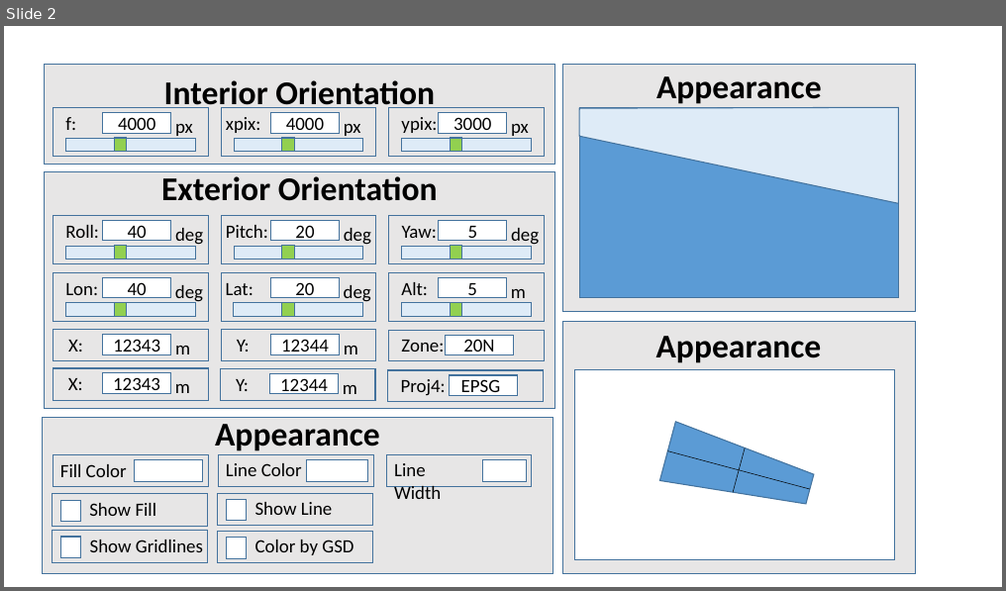
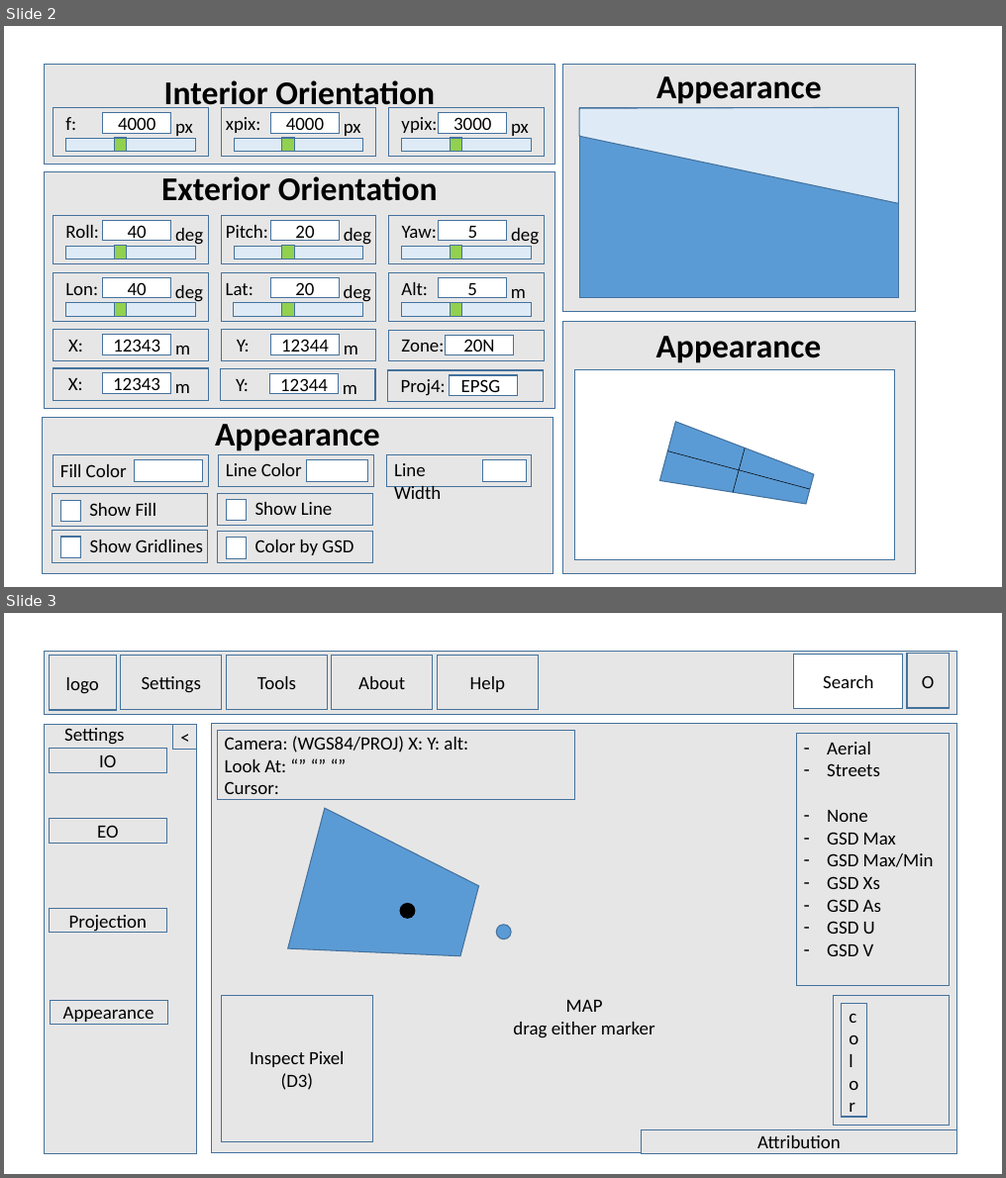
Before and after one commit to hokiespurs/uasortho, a slide deck: doc/layout2.pptx. Shown one above the other, each under a label of ours: slide 2 before the commit, slides 2 and 3 after it. The pictures are 1006x591 and 1006x1178 pixels, drawn with LibreOffice and Linux fonts; fonts in the diff are those of the drawing. Boxes give left, top, right and bottom in pixels: in the first picture for what was removed or moved away, otherwise in the second. Text is boxed around its words. In the diff, an @@ line names an element or a change of style, - is before the commit and + after.

```diff
--- a/doc/layout2.pptx
+++ b/doc/layout2.pptx
@@ slide 3 added at <box>4,613,1002,1174</box>, background #FFFFFF @@
@@ rectangle added at <box>45,652,957,715</box>, fill #E7E6E6, outline #43739E 1 pt @@
@@ rectangle added at <box>49,656,116,710</box>, fill #E7E6E6, outline #43739E 1 pt, 18 pt, text #000000 @@
+logo
@@ rectangle added at <box>121,656,222,710</box>, fill #E7E6E6, outline #43739E 1 pt, 18 pt, text #000000 @@
+Settings
@@ rectangle added at <box>227,656,328,710</box>, fill #E7E6E6, outline #43739E 1 pt, 18 pt, text #000000 @@
+Tools
@@ rectangle added at <box>332,656,433,710</box>, fill #E7E6E6, outline #43739E 1 pt, 18 pt, text #000000 @@
+About
@@ rectangle added at <box>438,656,539,710</box>, fill #E7E6E6, outline #43739E 1 pt, 18 pt, text #000000 @@
+Help
@@ rectangle added at <box>794,655,902,709</box>, fill #FFFFFF, outline #43739E 1 pt, 18 pt, text #000000 @@
+Search
@@ rectangle added at <box>907,654,948,708</box>, fill #E7E6E6, outline #43739E 1 pt, 18 pt, text #000000 @@
+O
@@ rectangle added at <box>45,725,196,1155</box>, fill #E7E6E6, outline #43739E 1 pt @@
@@ text added at <box>64,728,124,745</box>, 18 pt, text #000000 @@
+Settings
@@ rectangle added at <box>173,725,196,750</box>, fill #E7E6E6, outline #43739E 1 pt, 18 pt, text #000000 @@
+<
@@ rectangle added at <box>211,723,957,1153</box>, fill #E7E6E6, outline #43739E 1 pt, 18 pt, text #000000 @@
+MAP
+drag either marker
@@ rectangle added at <box>218,730,575,799</box>, fill #E7E6E6, outline #43739E 1 pt, 18 pt, text #000000 @@
+Camera: (WGS84/PROJ) X: Y: alt:
+Look At: “” “” “”
+Cursor:
@@ rectangle added at <box>49,749,166,773</box>, fill #E7E6E6, outline #43739E 1 pt, 18 pt, text #000000 @@
+IO
@@ rectangle added at <box>796,734,948,986</box>, fill #E7E6E6, outline #43739E 1 pt, 18 pt, text #000000 @@
+– Aerial
+– Streets
+– None
+– GSD Max
+– GSD Max/Min
+– GSD Xs
+– GSD As
+– GSD U
+– GSD V
@@ rectangle added at <box>49,819,166,844</box>, fill #E7E6E6, outline #43739E 1 pt, 18 pt, text #000000 @@
+EO
@@ trapezoid added at <box>288,808,488,991</box>, fill #5B9BD5, outline #43739E 1 pt @@
@@ rectangle added at <box>49,909,166,934</box>, fill #E7E6E6, outline #43739E 1 pt, 18 pt, text #000000 @@
+Projection
@@ ellipse added at <box>400,903,415,919</box>, fill #000000, outline #000000 1 pt @@
@@ ellipse added at <box>497,925,512,940</box>, fill #5B9BD5, outline #43739E 1 pt @@
@@ rectangle added at <box>222,995,372,1142</box>, fill #E7E6E6, outline #43739E 1 pt, 18 pt, text #000000 @@
+Inspect Pixel
+(D3)
@@ rectangle added at <box>834,995,948,1125</box>, fill #E7E6E6, outline #43739E 1 pt @@
@@ rectangle added at <box>50,1000,167,1025</box>, fill #E7E6E6, outline #43739E 1 pt, 18 pt, text #000000 @@
+Appearance
@@ rectangle added at <box>842,1004,867,1117</box>, fill #E7E6E6, outline #43739E 1 pt, 18 pt, text #000000 @@
+color
@@ rectangle added at <box>642,1131,957,1155</box>, fill #E7E6E6, outline #43739E 1 pt, 18 pt, text #000000 @@
+Attribution
```
Also in this commit, not shown: 52 other files.
